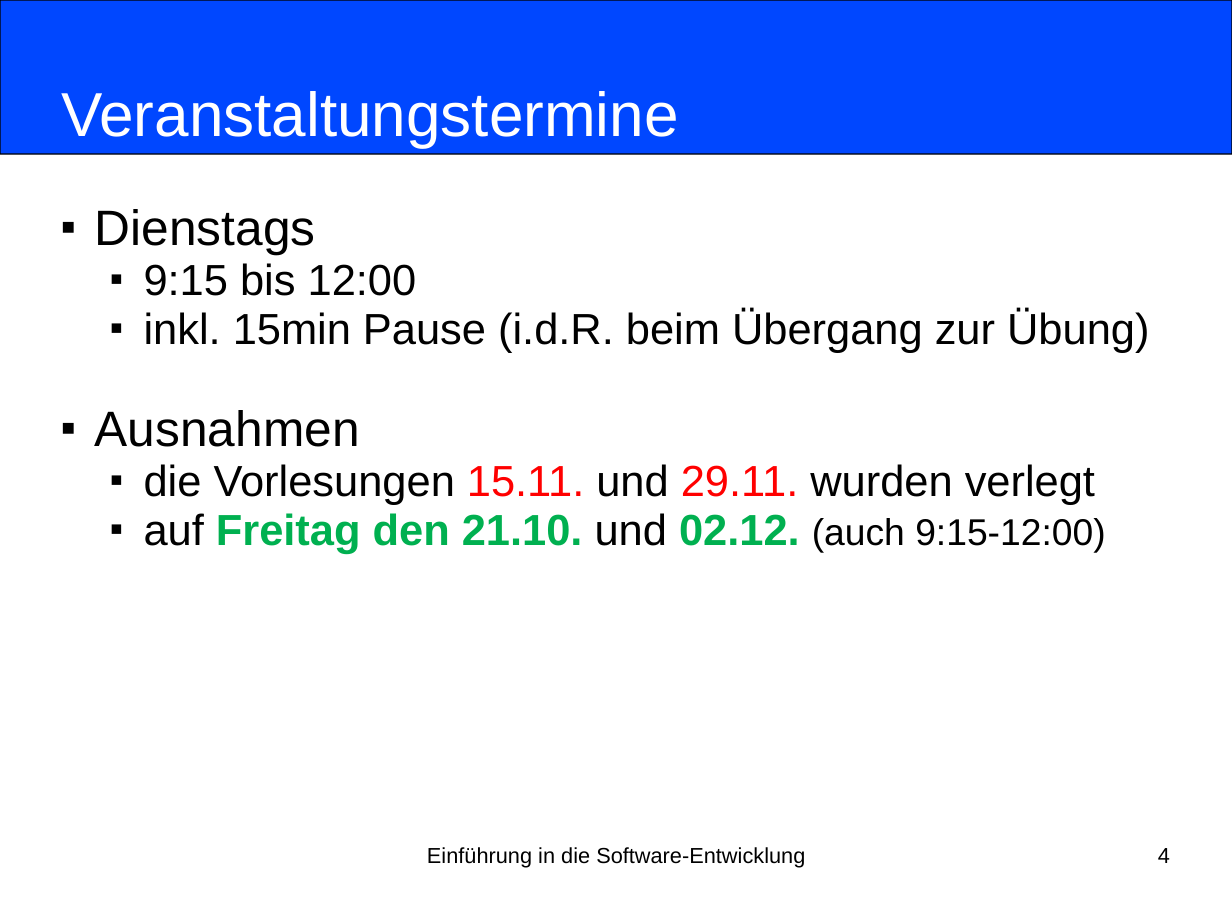
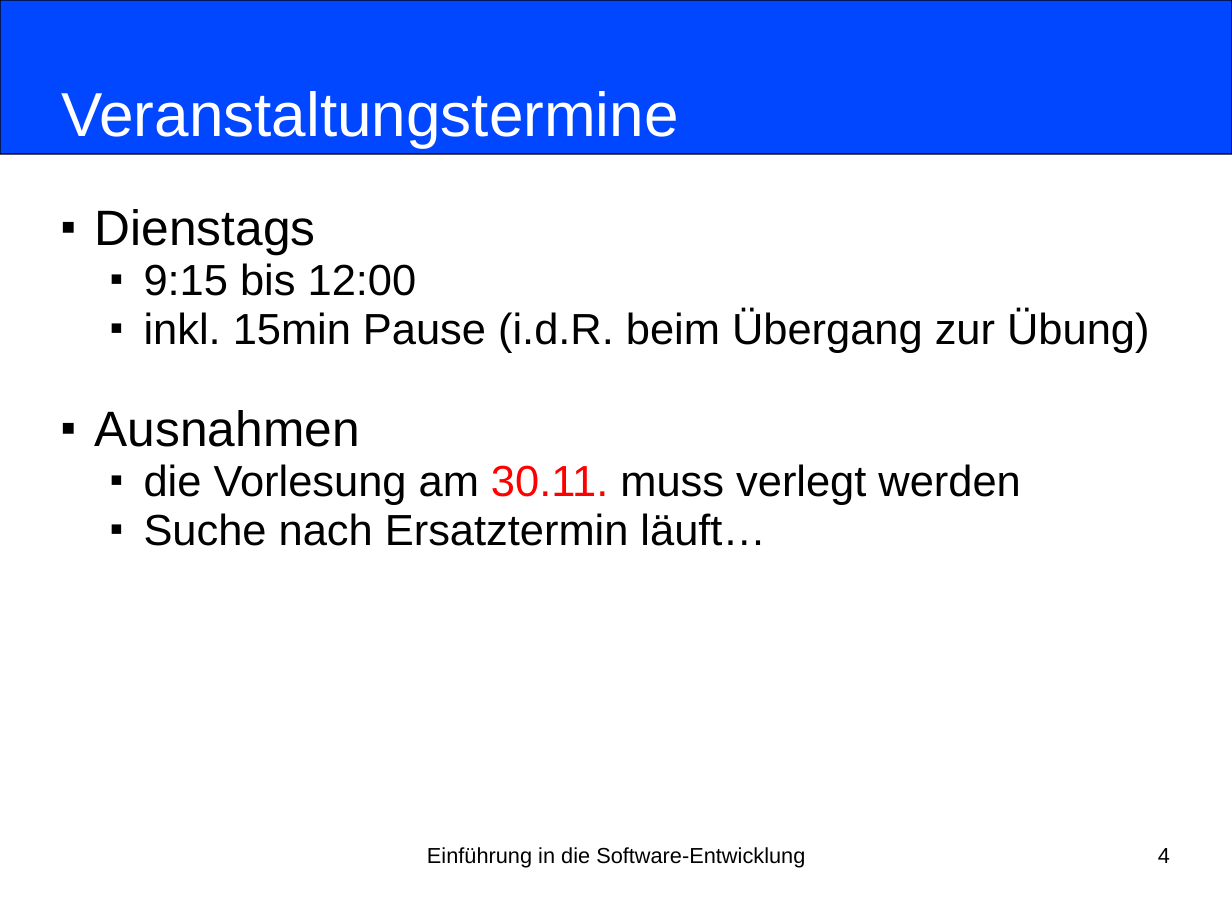
Before and after one commit to nordakademie-einfuehrung-java/vorlesungsskript, a slide deck: slide 4 of folien/Semester_03_Termin_01_Intro.pptx. Drawn at 1232x924 pixels with LibreOffice and Linux fonts; fonts in the diff are those of the drawing. Boxes give left, top, right and bottom in pixels: in the first picture for what was removed or moved away, otherwise in the second. Text is boxed around its words. In the diff, an @@ line names an element or a change of style, - is before the commit and + after.

```diff
--- a/folien/Semester_03_Termin_01_Intro.pptx
+++ b/folien/Semester_03_Termin_01_Intro.pptx
@@ subtitle at (144,464,1020,546): text changed @@
-  ■ die Vorlesungen 15.11. und 29.11. wurden verlegt
-  ■ auf Freitag den 21.10. und 02.12. (auch 9:15-12:00)
+  ■ die Vorlesung am 30.11. muss verlegt werden
+  ■ Suche nach Ersatztermin läuft…
```
Also in this commit, not shown: 1 other slide changed.
